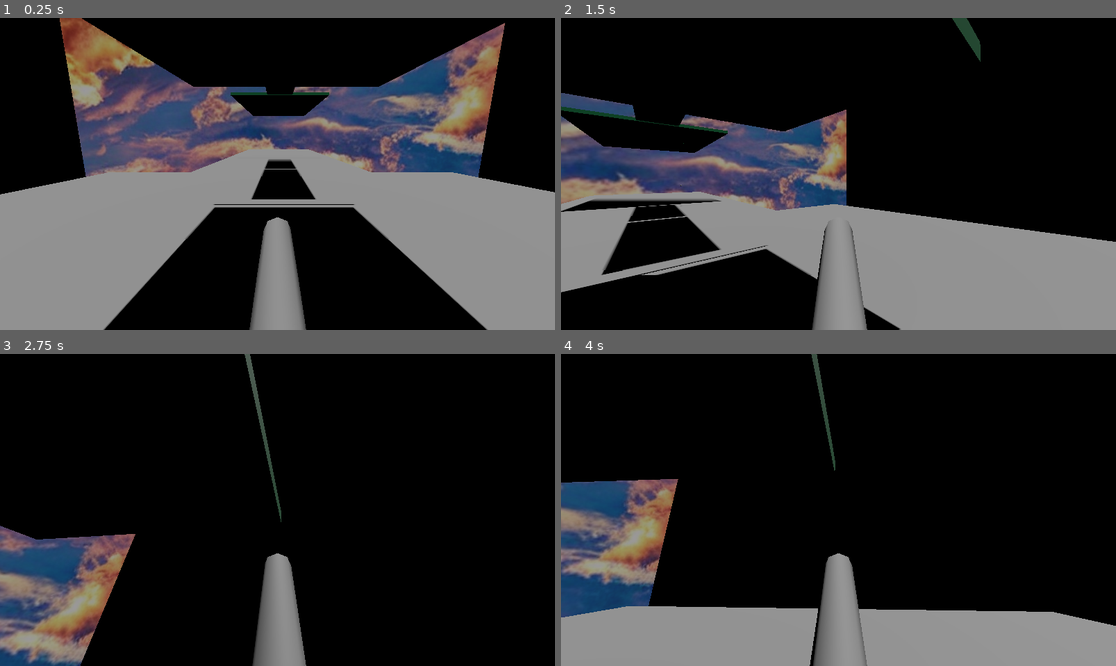
Above: before the commit, frames 1-4 (two rows, left to right).
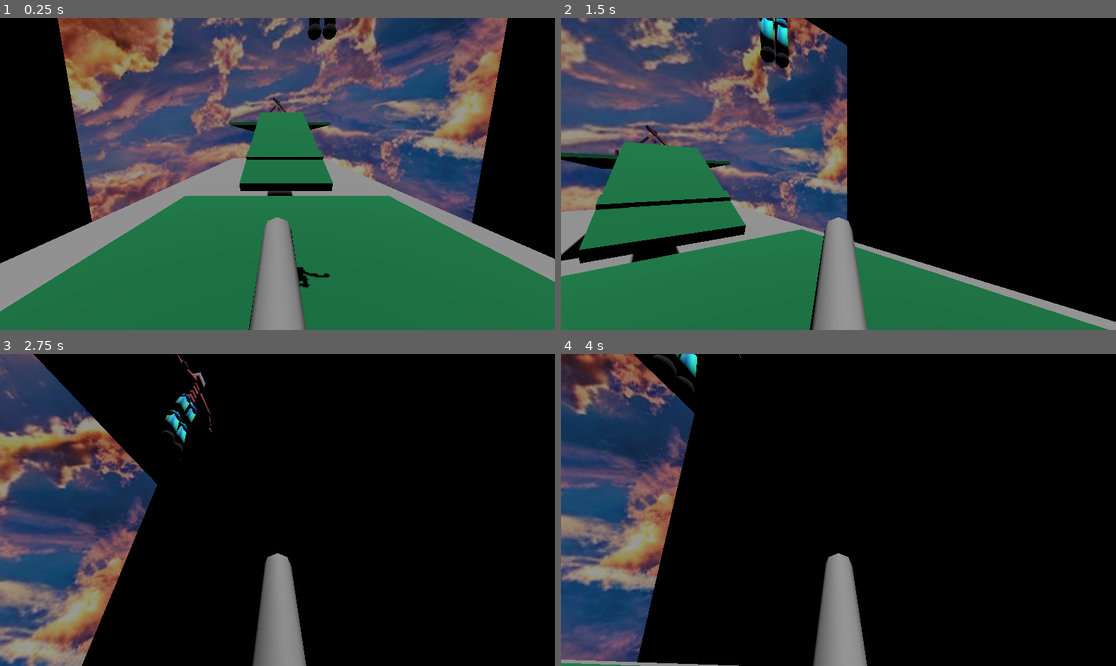
Above: after the commit, the same moments.

Repository: borbware/FGJ24
Game: Godot game, scene res://scenes/lauri.tscn
Two runs of this game, one before a commit and one after it. Both use one fixed random seed, a clock stepped at 60 frames per second and the inputs below.
Inputs:
- Up to frame 1 (0.25 s): no input
- Up to frame 2 (1.5 s): tap Enter at 0.5 s; hold D (left_stick_right) 0.53-1.28 s; tap Space (button_a) at 0.6 s; hold S (left_stick_down) from 1.28 s (still down); tap Ctrl (button_b) at 1.35 s
- Up to frame 3 (2.75 s): release S (left_stick_down) at 2.03 s; hold D (left_stick_right) from 2.03 s (still down); tap Space (button_a) at 2.1 s
- Up to frame 4 (4 s): release D (left_stick_right) at 2.78 s; hold W (left_stick_up) 2.78-3.53 s; tap Ctrl (button_b) at 2.85 s; hold S (left_stick_down) from 3.53 s (still down); tap Space (button_a) at 3.6 s

The runs differ from the first frame. In frame 1, 64% of the frame differs, in the area x 0-100%, y 0-100%; in frame 2, 56%; in frame 3, 16%; in frame 4, 28%.

Commit message:
sauna kuntoon

Diff:
--- a/scenes/lauri.tscn
+++ b/scenes/lauri.tscn
@@ -1,14 +1,12 @@
 [gd_scene load_steps=16 format=3 uid="uid://dtcrtpt21nlyl"]
 
 [ext_resource type="PackedScene" uid="uid://bxt60620luavk" path="res://scenes/level_template.tscn" id="1_iu1dw"]
-[ext_resource type="PackedScene" uid="uid://5jqce6we57hu" path="res://assets/ego_iks.glb" id="2_cl8gf"]
-[ext_resource type="PackedScene" uid="uid://c7a3tfjxxdwyn" path="res://assets/kalusteet/wallcorner.glb" id="3_x45el"]
+[ext_resource type="PackedScene" uid="uid://pg80nquqvv8o" path="res://assets/ego_iks.glb" id="2_cl8gf"]
+[ext_resource type="PackedScene" path="res://scenes/ground.tscn" id="2_tculw"]
+[ext_resource type="PackedScene" uid="uid://c7a3tfjxxdwyn" path="res://assets/kalusteet/wall.glb" id="3_x45el"]
 [ext_resource type="PackedScene" uid="uid://bq8ng1forhhs4" path="res://assets/kalusteet v2/anthill.glb" id="5_4rj1u"]
 [ext_resource type="PackedScene" uid="uid://15i71lvoyvf1" path="res://assets/kalusteet/kiuas.glb" id="6_bigsn"]
 [ext_resource type="Texture2D" uid="uid://cuw5qjsah3sre" path="res://assets/4622b3ef-6a7c-4cb5-ba2b-172bf1008979.jpg" id="6_nxnfw"]
-
-[sub_resource type="PlaneMesh" id="PlaneMesh_66js6"]
-size = Vector2(50, 50)
 
 [sub_resource type="BoxShape3D" id="BoxShape3D_c6wvq"]
 size = Vector3(50, 1, 50)
@@ -48,16 +46,16 @@
 body_offset = Transform3D(1.00003, -0.00270149, -4.24683e-07, 2.1957e-05, -0.00215632, -1.00007, 3.39749e-06, 1.00663, 3.9041e-06, 1.93119e-05, 0.0683317, 7.98702e-05)
 
 [node name="Physical Bone DEF-spine_002" parent="LevelTemplate/Human/ego/ego_rig/Skeleton3D" index="30"]
-transform = Transform3D(1.00014, -2.72691e-06, 1.86637e-06, -1.79823e-05, 0.0318232, -0.999824, -5.64743e-06, 0.999823, 0.0318213, -1.09673e-05, 1.38622, -0.00401556)
-joint_offset = Transform3D(1, 0, 0, 0, -3.61999e-06, -1, 0, 1, -3.61999e-06, 1.07933e-05, 0.000644882, 0.0933577)
-joint_rotation = Vector3(1.5708, 0, 0)
-body_offset = Transform3D(1.00014, -2.72691e-06, 1.86637e-06, -1.77935e-05, -2.23517e-08, -1.00033, -6.21663e-06, 1.00033, -1.85147e-06, -1.09673e-05, 0.0933886, -0.000644922)
+transform = Transform3D(1.00014, -2.72691e-06, 1.86637e-06, -1.79823e-05, 0.0318232, -0.999824, -5.64743e-06, 0.999823, 0.0318213, -1.09673e-05, 1.39048, -0.00401568)
+joint_offset = Transform3D(1, 0, 0, 0, -3.61999e-06, -1, 0, 1, -3.61999e-06, 1.07849e-05, 0.000509394, 0.0976164)
+joint_rotation = Vector3(1.5708, 0, 0)
+body_offset = Transform3D(1.00014, -2.72691e-06, 1.86637e-06, -1.77935e-05, -2.23517e-08, -1.00033, -6.21663e-06, 1.00033, -1.85147e-06, -1.09673e-05, 0.0976486, -0.000509381)
 
 [node name="Physical Bone DEF-spine_003" parent="LevelTemplate/Human/ego/ego_rig/Skeleton3D" index="31"]
 transform = Transform3D(1.00004, 3.51667e-06, -0.000295168, -2.50918e-06, 0.028563, -0.999488, -7.92859e-07, 0.999622, 0.0285646, -2.38419e-07, 1.56191, -0.00928783)
-joint_offset = Transform3D(1, 0, 0, 0, -3.61999e-06, -1, 0, 1, -3.61999e-06, 2.86545e-05, 0.000637718, 0.0962824)
-joint_rotation = Vector3(1.5708, 0, 0)
-body_offset = Transform3D(1.00004, 3.51667e-06, -0.000295168, -2.48551e-06, 2.2836e-06, -0.999897, -8.64198e-07, 1.00003, 7.77096e-06, -2.38419e-07, 0.0962725, -0.000638485)
+joint_offset = Transform3D(1, 0, 0, 0, -3.61999e-06, -1, 0, 1, -3.61999e-06, 2.86545e-05, 0.000637717, 0.0962824)
+joint_rotation = Vector3(1.5708, 0, 0)
+body_offset = Transform3D(1.00004, 3.51667e-06, -0.000295168, -2.48551e-06, 2.2836e-06, -0.999897, -8.64198e-07, 1.00003, 7.77468e-06, -2.38419e-07, 0.0962725, -0.000638485)
 
 [node name="Physical Bone DEF-spine_004" parent="LevelTemplate/Human/ego/ego_rig/Skeleton3D" index="32"]
 transform = Transform3D(1.00001, 6.34789e-06, 0.000106206, -7.70366e-07, -0.368796, -0.929229, -6.90388e-07, 0.929542, -0.368695, 4.29153e-06, 1.68895, 0.000801682)
@@ -72,10 +70,10 @@
 body_offset = Transform3D(1.00003, 1.10865e-05, 2.69711e-06, 1.86265e-07, -4.09335e-05, -1.00004, -4.61936e-06, 1.00019, 2.96533e-06, -4.3273e-05, 0.0313158, -3.17097e-05)
 
 [node name="Physical Bone DEF-shoulder_L" parent="LevelTemplate/Human/ego/ego_rig/Skeleton3D" index="34"]
-transform = Transform3D(0.47416, -0.0862772, -0.88127, 0.3567, 0.928528, 0.102028, 0.80518, -0.360968, 0.4768, 0.106892, 1.59982, 0.0204124)
-joint_offset = Transform3D(1, 0, 0, 0, -3.61998e-06, -0.999996, 0, 0.999996, -3.61998e-06, -0.00173002, -0.00464281, 0.100052)
-joint_rotation = Vector3(1.5708, 0, 0)
-body_offset = Transform3D(0.934395, -0.354934, -0.0359459, 0.000167787, 0.108154, -1.0014, 0.356769, 0.928564, 0.101455, 0.00356507, 0.100694, -0.00522232)
+transform = Transform3D(0.47416, -0.0862772, -0.881787, 0.3567, 0.928528, 0.102065, 0.80518, -0.360968, 0.477511, 0.10689, 1.59593, 0.0204123)
+joint_offset = Transform3D(1, 0, 0, 0, -3.61998e-06, -0.999996, 0, 0.999996, -3.61998e-06, -0.00037726, -0.0010168, 0.100363)
+joint_rotation = Vector3(1.5708, 0, 0)
+body_offset = Transform3D(0.934395, -0.354934, -0.0355948, 0.000167787, 0.108154, -1.00221, 0.356769, 0.928564, 0.101491, 0.003564, 0.100694, -0.00910711)
 
 [node name="Physical Bone DEF-upper_arm_L" parent="LevelTemplate/Human/ego/ego_rig/Skeleton3D" index="35"]
 transform = Transform3D(-0.509568, 0.0781226, -0.856551, -0.830485, -0.292403, 0.469711, -0.214038, 0.953371, 0.214224, 0.257014, 1.5506, -0.0422525)
@@ -84,28 +82,28 @@
 body_offset = Transform3D(0.997585, -2.89679e-05, -1.03861e-05, -0.000541162, 2.1562e-05, -1.0001, -0.00100106, 1.00026, -4.26173e-06, 0.000158787, 0.0721567, -6.53267e-05)
 
 [node name="Physical Bone DEF-upper_arm_L_001" parent="LevelTemplate/Human/ego/ego_rig/Skeleton3D" index="36"]
-transform = Transform3D(-0.510107, 0.0781091, -0.856186, -0.833191, -0.292386, 0.469486, -0.213634, 0.953199, 0.214136, 0.380602, 1.483, -0.0729327)
-joint_offset = Transform3D(1, 0, 0, 0, -3.61999e-06, -1, 0, 1, -3.61999e-06, 3.12549e-05, -0.00010394, 0.0720961)
-joint_rotation = Vector3(1.5708, 0, 0)
-body_offset = Transform3D(1.00003, 5.06639e-07, 9.6038e-06, 0.000182293, 3.90112e-05, -0.999663, 0.00013271, 1.00009, 6.54161e-06, -3.19481e-05, 0.0720718, 0.000103474)
+transform = Transform3D(-0.510106, 0.0781091, -0.856186, -0.833192, -0.292386, 0.469487, -0.213635, 0.953199, 0.214136, 0.380602, 1.483, -0.0729327)
+joint_offset = Transform3D(1, 0, 0, 0, -3.61999e-06, -1, 0, 1, -3.61999e-06, 3.12543e-05, -0.00010394, 0.0720961)
+joint_rotation = Vector3(1.5708, 0, 0)
+body_offset = Transform3D(1.00003, 5.06639e-07, 9.61125e-06, 0.000183463, 3.90112e-05, -0.999663, 0.000132158, 1.00009, 6.54161e-06, -3.19481e-05, 0.0720718, 0.000103474)
 
 [node name="Physical Bone DEF-forearm_L" parent="LevelTemplate/Human/ego/ego_rig/Skeleton3D" index="37"]
-transform = Transform3D(-0.51037, -0.240858, -0.825821, -0.833133, -0.100191, 0.544154, -0.213756, 0.965521, -0.149529, 0.497219, 1.41242, -0.0792735)
-joint_offset = Transform3D(1, 0, 0, 0, -3.61999e-06, -1, 0, 1, -3.61999e-06, -0.000617925, 0.000618481, 0.0665821)
-joint_rotation = Vector3(1.5708, 0, 0)
-body_offset = Transform3D(1.00014, 1.69426e-05, 3.61055e-05, -4.86746e-05, 2.28882e-05, -1.00022, -3.65078e-06, 1.00014, 3.59118e-05, 0.000615597, 0.0665967, -0.000620961)
+transform = Transform3D(-0.51037, -0.240858, -0.825821, -0.833133, -0.100191, 0.544155, -0.213756, 0.965521, -0.149529, 0.497219, 1.41242, -0.0792735)
+joint_offset = Transform3D(1, 0, 0, 0, -3.61999e-06, -1, 0, 1, -3.61999e-06, -0.000617886, 0.000618483, 0.066582)
+joint_rotation = Vector3(1.5708, 0, 0)
+body_offset = Transform3D(1.00014, 1.69426e-05, 3.55281e-05, -4.86746e-05, 2.28882e-05, -1.00022, -3.65078e-06, 1.00014, 3.5882e-05, 0.000615597, 0.0665967, -0.000620961)
 
 [node name="Physical Bone DEF-forearm_L_001" parent="LevelTemplate/Human/ego/ego_rig/Skeleton3D" index="38"]
-transform = Transform3D(-0.510162, -0.241081, -0.824806, -0.833028, -0.0995773, 0.543508, -0.213698, 0.964287, -0.149385, 0.605217, 1.34183, -0.0590997)
-joint_offset = Transform3D(1, 0, 0, 0, -3.61999e-06, -1, 0, 1, -3.61999e-06, 2.61228e-07, 8.64775e-05, 0.0658286)
-joint_rotation = Vector3(1.5708, 0, 0)
-body_offset = Transform3D(0.999934, -0.000117362, 2.51606e-05, 7.45319e-05, -0.00067915, -0.99901, -8.00192e-06, 0.998942, -4.81308e-06, -1.90735e-06, 0.0657635, -8.60691e-05)
+transform = Transform3D(-0.510162, -0.241081, -0.824806, -0.833028, -0.0995774, 0.543508, -0.213698, 0.964287, -0.149385, 0.605217, 1.34183, -0.0590997)
+joint_offset = Transform3D(1, 0, 0, 0, -3.61999e-06, -1, 0, 1, -3.61999e-06, 2.61224e-07, 8.64775e-05, 0.0658286)
+joint_rotation = Vector3(1.5708, 0, 0)
+body_offset = Transform3D(0.999934, -0.000117317, 2.51606e-05, 7.47479e-05, -0.00067918, -0.99901, -7.95722e-06, 0.998942, -4.81308e-06, -1.90735e-06, 0.0657635, -8.60691e-05)
 
 [node name="Physical Bone DEF-shoulder_R" parent="LevelTemplate/Human/ego/ego_rig/Skeleton3D" index="39"]
-transform = Transform3D(0.473947, 0.0863719, 0.880385, -0.357069, 0.928605, 0.10186, -0.805083, -0.360932, 0.475869, -0.107009, 1.6059, 0.0205114)
-joint_offset = Transform3D(1, 0, 0, 0, -3.61999e-06, -1, 0, 1, -3.61999e-06, 0.00399559, -0.0102538, 0.0996164)
-joint_rotation = Vector3(1.5708, 0, 0)
-body_offset = Transform3D(0.934203, 0.354951, 0.0362991, -3.26931e-05, 0.108054, -1.00016, -0.357138, 0.928641, 0.101287, -0.00370908, 0.100741, 0.000859261)
+transform = Transform3D(0.473947, 0.0863719, 0.880715, -0.357069, 0.928605, 0.101876, -0.805083, -0.360932, 0.476284, -0.107009, 1.60202, 0.0205113)
+joint_offset = Transform3D(1, 0, 0, 0, -3.61999e-06, -1, 0, 1, -3.61999e-06, 0.00262785, -0.00663568, 0.0999599)
+joint_rotation = Vector3(1.5708, 0, 0)
+body_offset = Transform3D(0.934203, 0.354951, 0.0361092, -3.26931e-05, 0.108054, -1.00066, -0.357138, 0.928641, 0.101303, -0.00370908, 0.100743, -0.00302553)
 
 [node name="Physical Bone DEF-upper_arm_R" parent="LevelTemplate/Human/ego/ego_rig/Skeleton3D" index="40"]
 transform = Transform3D(-0.508465, -0.0780645, 0.856502, 0.83099, -0.292359, 0.469677, 0.211742, 0.953159, 0.214214, -0.257055, 1.55073, -0.0421584)
@@ -115,9 +113,9 @@
 
 [node name="Physical Bone DEF-upper_arm_R_001" parent="LevelTemplate/Human/ego/ego_rig/Skeleton3D" index="41"]
 transform = Transform3D(-0.510259, -0.0780928, 0.856541, 0.833085, -0.292369, 0.469681, 0.213739, 0.953154, 0.214235, -0.380653, 1.483, -0.073047)
-joint_offset = Transform3D(1, 0, 0, 0, -3.61999e-06, -1, 0, 1, -3.61999e-06, -3.3293e-05, 2.90399e-07, 0.0721345)
-joint_rotation = Vector3(1.5708, 0, 0)
-body_offset = Transform3D(1.00004, -4.75347e-06, -7.77841e-06, -2.4382e-05, 2.70456e-05, -1.00008, 1.06543e-05, 1.00004, 1.58101e-05, 3.38554e-05, 0.0721402, -1.43051e-06)
+joint_offset = Transform3D(1, 0, 0, 0, -3.61999e-06, -1, 0, 1, -3.61999e-06, -3.32927e-05, 2.91474e-07, 0.0721345)
+joint_rotation = Vector3(1.5708, 0, 0)
+body_offset = Transform3D(1.00004, -4.75347e-06, -7.78213e-06, -2.4382e-05, 2.70456e-05, -1.00008, 1.06543e-05, 1.00004, 1.57952e-05, 3.38554e-05, 0.0721402, -1.43051e-06)
 
 [node name="Physical Bone DEF-forearm_R" parent="LevelTemplate/Human/ego/ego_rig/Skeleton3D" index="42"]
 transform = Transform3D(-0.510276, 0.240856, 0.825726, 0.83311, -0.100151, 0.544144, 0.213743, 0.965494, -0.149554, -0.496629, 1.41332, -0.0786645)
@@ -126,10 +124,10 @@
 body_offset = Transform3D(1.00007, 1.23233e-05, -5.73695e-07, -1.92486e-05, -8.19564e-07, -1.00014, 1.57952e-05, 1.00011, -9.68575e-06, -3.29018e-05, 0.0657085, 1.82986e-05)
 
 [node name="Physical Bone DEF-forearm_R_001" parent="LevelTemplate/Human/ego/ego_rig/Skeleton3D" index="43"]
-transform = Transform3D(-0.510238, 0.240848, 0.825653, 0.833078, -0.100164, 0.544093, 0.213724, 0.965484, -0.149532, -0.605147, 1.34182, -0.0590291)
-joint_offset = Transform3D(1, 0, 0, 0, -3.61999e-06, -1, 0, 1, -3.61999e-06, 2.58584e-05, 2.85155e-07, 0.0657179)
-joint_rotation = Vector3(1.5708, 0, 0)
-body_offset = Transform3D(1.00002, 3.69549e-06, -1.66893e-06, -3.54089e-05, 1.17272e-05, -1.00005, 9.26852e-06, 1.0001, -7.15256e-07, -2.57492e-05, 0.0657212, -2.38419e-07)
+transform = Transform3D(-0.510238, 0.240848, 0.825653, 0.833078, -0.100164, 0.544093, 0.213724, 0.965484, -0.149532, -0.605147, 1.34182, -0.059029)
+joint_offset = Transform3D(1, 0, 0, 0, -3.61999e-06, -1, 0, 1, -3.61999e-06, 2.58584e-05, 1.65958e-07, 0.065718)
+joint_rotation = Vector3(1.5708, 0, 0)
+body_offset = Transform3D(1.00002, 3.69549e-06, -1.66893e-06, -3.54089e-05, 1.17272e-05, -1.00005, 9.26852e-06, 1.0001, -7.15256e-07, -2.57492e-05, 0.0657213, -1.19209e-07)
 
 [node name="Physical Bone DEF-thigh_L" parent="LevelTemplate/Human/ego/ego_rig/Skeleton3D" index="44"]
 transform = Transform3D(1, -3.8743e-07, 3.85344e-05, -7.56865e-07, -0.0764413, 0.997083, 1.04441e-06, -0.997102, -0.0764576, 0.098031, 0.938309, -0.00214612)
@@ -139,21 +137,21 @@
 
 [node name="Physical Bone DEF-thigh_L_001" parent="LevelTemplate/Human/ego/ego_rig/Skeleton3D" index="45"]
 transform = Transform3D(1, 5.06639e-07, 3.03984e-05, 1.25914e-06, -0.0764395, 0.997103, 1.21863e-06, -0.997082, -0.0764598, 0.0980558, 0.670892, 0.0183532)
-joint_offset = Transform3D(1, 0, 0, 0, -3.61999e-06, -1, 0, 1, -3.61999e-06, -5.98663e-05, 9.11737e-08, 0.134097)
-joint_rotation = Vector3(1.5708, 0, 0)
-body_offset = Transform3D(1, 5.06639e-07, 3.03984e-05, -1.1623e-06, -1.49012e-06, -1.00003, -1.31132e-06, 1.00001, 1.70991e-05, 5.57899e-05, 0.134101, -2.38419e-06)
+joint_offset = Transform3D(1, 0, 0, 0, -3.61999e-06, -1, 0, 1, -3.61999e-06, -5.98663e-05, 9.2173e-08, 0.134097)
+joint_rotation = Vector3(1.5708, 0, 0)
+body_offset = Transform3D(1, 5.06639e-07, 3.03984e-05, -1.1623e-06, -1.49012e-06, -1.00003, -1.31132e-06, 1.00001, 1.70916e-05, 5.57899e-05, 0.134101, -2.38419e-06)
 
 [node name="Physical Bone DEF-shin_L" parent="LevelTemplate/Human/ego/ego_rig/Skeleton3D" index="46"]
-transform = Transform3D(1.00001, -5.66244e-07, -2.5928e-06, 1.52306e-06, 0.0986338, 0.995144, 3.45621e-07, -0.995131, 0.0986324, 0.0979957, 0.424218, 0.0174034)
-joint_offset = Transform3D(1, 0, 0, 0, -3.61999e-06, -1, 0, 1, -3.61999e-06, 4.58586e-06, 1.1058e-06, 0.113533)
-joint_rotation = Vector3(1.5708, 0, 0)
-body_offset = Transform3D(1.00001, -5.66244e-07, -2.5928e-06, -1.54972e-06, -9.23872e-07, -1.00002, -1.93715e-07, 1.00001, 7.59959e-07, -4.29153e-06, 0.113535, -1.19209e-06)
+transform = Transform3D(1.00001, -5.66244e-07, -2.5928e-06, 1.52306e-06, 0.0986338, 0.995144, 3.45621e-07, -0.995131, 0.0986324, 0.0979957, 0.42423, 0.0174127)
+joint_offset = Transform3D(1, 0, 0, 0, -3.61999e-06, -1, 0, 1, -3.61999e-06, 4.58583e-06, 9.21196e-06, 0.11352)
+joint_rotation = Vector3(1.5708, 0, 0)
+body_offset = Transform3D(1.00001, -5.66244e-07, -2.5928e-06, -1.54972e-06, -9.23872e-07, -1.00002, -1.93715e-07, 1.00001, 7.59959e-07, -4.29153e-06, 0.113523, -9.29832e-06)
 
 [node name="Physical Bone DEF-shin_L_001" parent="LevelTemplate/Human/ego/ego_rig/Skeleton3D" index="47"]
 transform = Transform3D(1, -4.17233e-07, -1.18911e-05, -7.49037e-07, 0.0986361, 0.995174, -2.98853e-07, -0.995163, 0.0986338, 0.0979981, 0.198215, -0.00501263)
 joint_offset = Transform3D(1, 0, 0, 0, -3.61999e-06, -1, 0, 1, -3.61999e-06, 3.25739e-06, -1.48102e-05, 0.113534)
 joint_rotation = Vector3(1.5708, 0, 0)
-body_offset = Transform3D(1, -4.17233e-07, -1.18911e-05, 7.74861e-07, -9.68575e-08, -1.00005, 2.23518e-07, 1.00004, 2.35438e-06, -1.90735e-06, 0.11354, 1.45435e-05)
+body_offset = Transform3D(1, -4.17233e-07, -1.18911e-05, 7.74861e-07, -8.9407e-08, -1.00005, 2.23518e-07, 1.00004, 2.35438e-06, -1.90735e-06, 0.11354, 1.45435e-05)
 
 [node name="Physical Bone DEF-thigh_R" parent="LevelTemplate/Human/ego/ego_rig/Skeleton3D" index="48"]
 transform = Transform3D(1, -3.8743e-07, 3.85344e-05, -7.56865e-07, -0.0764413, 0.997083, 1.04441e-06, -0.997102, -0.0764576, -0.0980067, 0.938309, -0.00214636)
@@ -163,41 +161,33 @@
 
 [node name="Physical Bone DEF-thigh_R_001" parent="LevelTemplate/Human/ego/ego_rig/Skeleton3D" index="49"]
 transform = Transform3D(1, 5.06639e-07, 3.03984e-05, 1.25914e-06, -0.0764395, 0.997103, 1.21863e-06, -0.997082, -0.0764598, -0.0980029, 0.670885, 0.0183674)
-joint_offset = Transform3D(1, 0, 0, 0, -3.61999e-06, -1, 0, 1, -3.61999e-06, -1.21556e-06, 1.36808e-05, 0.134105)
-joint_rotation = Vector3(1.5708, 0, 0)
-body_offset = Transform3D(1, 5.06639e-07, 3.03984e-05, -1.1623e-06, -1.49012e-06, -1.00003, -1.31132e-06, 1.00001, 1.70991e-05, -2.86102e-06, 0.134109, -1.5974e-05)
+joint_offset = Transform3D(1, 0, 0, 0, -3.61999e-06, -1, 0, 1, -3.61999e-06, -1.21556e-06, 1.36818e-05, 0.134105)
+joint_rotation = Vector3(1.5708, 0, 0)
+body_offset = Transform3D(1, 5.06639e-07, 3.03984e-05, -1.1623e-06, -1.49012e-06, -1.00003, -1.31132e-06, 1.00001, 1.70916e-05, -2.86102e-06, 0.134109, -1.5974e-05)
 
 [node name="Physical Bone DEF-shin_R" parent="LevelTemplate/Human/ego/ego_rig/Skeleton3D" index="50"]
-transform = Transform3D(1.00001, -5.66244e-07, -2.5928e-06, 1.38411e-06, 0.0986338, 0.995144, 8.4097e-07, -0.995131, 0.0986324, -0.0979948, 0.424231, 0.0174102)
-joint_offset = Transform3D(1, 0, 0, 0, -3.61999e-06, -1, 0, 1, -3.61999e-06, -4.95082e-06, 6.58938e-06, 0.113519)
-joint_rotation = Vector3(1.5708, 0, 0)
-body_offset = Transform3D(1.00001, -5.66244e-07, -2.5928e-06, -1.46031e-06, -9.23872e-07, -1.00002, -7.00355e-07, 1.00001, 7.59959e-07, 5.24521e-06, 0.113522, -6.67572e-06)
+transform = Transform3D(1.00001, -5.66244e-07, -2.5928e-06, 1.38411e-06, 0.0986338, 0.995144, 8.4097e-07, -0.995131, 0.0986324, -0.0979948, 0.424231, 0.0174116)
+joint_offset = Transform3D(1, 0, 0, 0, -3.61999e-06, -1, 0, 1, -3.61999e-06, -4.95082e-06, 8.01988e-06, 0.113519)
+joint_rotation = Vector3(1.5708, 0, 0)
+body_offset = Transform3D(1.00001, -5.66244e-07, -2.5928e-06, -1.46031e-06, -9.23872e-07, -1.00002, -7.00355e-07, 1.00001, 7.59959e-07, 5.24521e-06, 0.113522, -8.10623e-06)
 
 [node name="Physical Bone DEF-shin_R_001" parent="LevelTemplate/Human/ego/ego_rig/Skeleton3D" index="51"]
 transform = Transform3D(1, -4.17233e-07, -1.18911e-05, -7.49037e-07, 0.0986361, 0.995174, -2.98853e-07, -0.995163, 0.0986338, -0.0980005, 0.198212, -0.00500357)
 joint_offset = Transform3D(1, 0, 0, 0, -3.61999e-06, -1, 0, 1, -3.61999e-06, 1.8269e-06, -5.51229e-06, 0.113536)
 joint_rotation = Vector3(1.5708, 0, 0)
-body_offset = Transform3D(1, -4.17233e-07, -1.18911e-05, 7.74861e-07, -9.68575e-08, -1.00005, 2.23518e-07, 1.00004, 2.35438e-06, -4.76837e-07, 0.113542, 5.24521e-06)
+body_offset = Transform3D(1, -4.17233e-07, -1.18911e-05, 7.74861e-07, -8.9407e-08, -1.00005, 2.23518e-07, 1.00004, 2.35438e-06, -4.76837e-07, 0.113542, 5.24521e-06)
 
 [node name="Tankki" parent="LevelTemplate" index="3"]
-transform = Transform3D(1, 0, 0, 0, 1, 0, 0, 0, 1, -0.933751, 7.3707, 7.00442)
-
-[node name="StaticBody3D2" type="StaticBody3D" parent="LevelTemplate"]
-transform = Transform3D(1, 0, 0, 0, 1, 0, 0, 0, 1, 0, 0, -43.7687)
-
-[node name="MeshInstance3D" type="MeshInstance3D" parent="LevelTemplate/StaticBody3D2"]
-mesh = SubResource("PlaneMesh_66js6")
-
-[node name="CollisionShape3D" type="CollisionShape3D" parent="LevelTemplate/StaticBody3D2"]
-transform = Transform3D(1, 0, 0, 0, 1, 0, 0, 0, 1, 0.0155792, 0, -0.0575562)
-shape = SubResource("BoxShape3D_c6wvq")
+transform = Transform3D(1, 0, 0, 0, 1, 0, 0, 0, 1, -0.933751, 19.4095, 2.95957)
+
+[node name="Ground2" parent="LevelTemplate" instance=ExtResource("2_tculw")]
+transform = Transform3D(1, 0, 0, 0, 1, 0, 0, 0, 1, 0, -1, -97.026)
+
+[node name="Ground3" parent="LevelTemplate" instance=ExtResource("2_tculw")]
+transform = Transform3D(1, 0, 0, 0, 1, 0, 0, 0, 1, 0, -1, -169.699)
 
 [node name="StaticBody3D3" type="StaticBody3D" parent="LevelTemplate"]
 transform = Transform3D(1, 0, 0, 0, 1, 0, 0, 0, 1, 0, 0, -91.3517)
-
-[node name="MeshInstance3D" type="MeshInstance3D" parent="LevelTemplate/StaticBody3D3"]
-mesh = SubResource("PlaneMesh_66js6")
-skeleton = NodePath("../../StaticBody3D")
 
 [node name="CollisionShape3D" type="CollisionShape3D" parent="LevelTemplate/StaticBody3D3"]
 transform = Transform3D(1, 0, 0, 0, 1, 0, 0, 0, 1, 0.0155792, 0, -0.0575562)
@@ -206,10 +196,6 @@
 [node name="StaticBody3D4" type="StaticBody3D" parent="LevelTemplate"]
 transform = Transform3D(1, 0, 0, 0, 1, 0, 0, 0, 1, 0, 0, -140.58)
 
-[node name="MeshInstance3D" type="MeshInstance3D" parent="LevelTemplate/StaticBody3D4"]
-mesh = SubResource("PlaneMesh_66js6")
-skeleton = NodePath("../../StaticBody3D")
-
 [node name="CollisionShape3D" type="CollisionShape3D" parent="LevelTemplate/StaticBody3D4"]
 transform = Transform3D(1, 0, 0, 0, 1, 0, 0, 0, 1, 0.0155792, 0, -0.0575562)
 shape = SubResource("BoxShape3D_c6wvq")
@@ -217,7 +203,7 @@
 [node name="MeshInstance3D2" type="MeshInstance3D" parent="LevelTemplate"]
 transform = Transform3D(20, 0, 0, 0, 1, 0, 0, 0, 20, 0, 15.255, -4.4536)
 mesh = SubResource("BoxMesh_qyxic")
-skeleton = NodePath("../StaticBody3D2")
+skeleton = NodePath("")
 surface_material_override/0 = SubResource("StandardMaterial3D_lray0")
 
 [node name="StaticBody3D" type="StaticBody3D" parent="LevelTemplate/MeshInstance3D2"]
@@ -228,7 +214,7 @@
 [node name="MeshInstance3D4" type="MeshInstance3D" parent="LevelTemplate"]
 transform = Transform3D(40, 0, 0, 0, 1, 0, 0, 0, 40, 0, 26.9965, -97.7892)
 mesh = SubResource("BoxMesh_qyxic")
-skeleton = NodePath("../StaticBody3D2")
+skeleton = NodePath("")
 surface_material_override/0 = SubResource("StandardMaterial3D_lray0")
 
 [node name="StaticBody3D" type="StaticBody3D" parent="LevelTemplate/MeshInstance3D4"]
@@ -239,7 +225,7 @@
 [node name="MeshInstance3D6" type="MeshInstance3D" parent="LevelTemplate"]
 transform = Transform3D(40, 0, 0, 0, 1, 0, 0, 0, 40, 0, 26.9965, -136.343)
 mesh = SubResource("BoxMesh_qyxic")
-skeleton = NodePath("../StaticBody3D2")
+skeleton = NodePath("")
 surface_material_override/0 = SubResource("StandardMaterial3D_lray0")
 
 [node name="StaticBody3D" type="StaticBody3D" parent="LevelTemplate/MeshInstance3D6"]
@@ -250,7 +236,7 @@
 [node name="MeshInstance3D3" type="MeshInstance3D" parent="LevelTemplate"]
 transform = Transform3D(10, 0, 0, 0, 0.935771, -10.5783, 0, 0.352609, 28.0731, 0, 21.4241, -30.6677)
 mesh = SubResource("BoxMesh_qyxic")
-skeleton = NodePath("../StaticBody3D2")
+skeleton = NodePath("")
 surface_material_override/0 = SubResource("StandardMaterial3D_lray0")
 
 [node name="StaticBody3D" type="StaticBody3D" parent="LevelTemplate/MeshInstance3D3"]
@@ -261,7 +247,7 @@
 [node name="MeshInstance3D7" type="MeshInstance3D" parent="LevelTemplate"]
 transform = Transform3D(0.00245057, -0.00122824, 9.99998, -1.40409, 0.703682, 0.0174533, -0.527762, -1.87212, -4.37113e-07, 0.0107415, 18.6201, -22.6833)
 mesh = SubResource("BoxMesh_qyxic")
-skeleton = NodePath("../StaticBody3D2")
+skeleton = NodePath("")
 surface_material_override/0 = SubResource("StandardMaterial3D_lray0")
 
 [node name="StaticBody3D" type="StaticBody3D" parent="LevelTemplate/MeshInstance3D7"]
@@ -272,7 +258,7 @@
 [node name="MeshInstance3D5" type="MeshInstance3D" parent="LevelTemplate"]
 transform = Transform3D(10, 0, 0, 0, 1, 0, 0, 0, 30, 0, 26.9018, -61.1594)
 mesh = SubResource("BoxMesh_qyxic")
-skeleton = NodePath("../StaticBody3D2")
+skeleton = NodePath("")
 surface_material_override/0 = SubResource("StandardMaterial3D_lray0")
 
 [node name="StaticBody3D" type="StaticBody3D" parent="LevelTemplate/MeshInstance3D5"]
